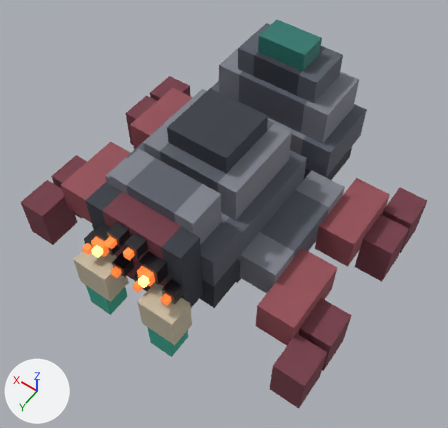
Renders of the glTF model assets/meshes/characters/voxel_spider_30px_rig.glb from each side of a commit.
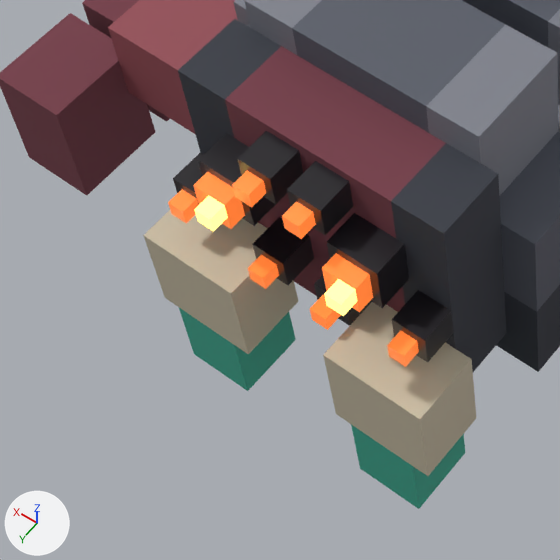
Old and new are each drawn whole from a 50 mm lens placed at (-1.17, 1.68, 2.72), pointed at (-0.09, 0.17, 0.34) and again close up on the part from 5% to 50% of the width and 41% to 88% of the height. The axes (+X, +Y, +Z) are drawn at lower left. The lights are the same throughout. The last two pictures show the newer version. Where no turn or scale is listed for an object, it has been applied to the vertices.

In view in the first close-up: 'eye_glint_major_left', 'eye_glint_major_right', 'eye_pupil_lower_left', 'eye_pupil_lower_right', 'eye_pupil_major_left', 'eye_pupil_major_right', 'eye_pupil_outer_left', 'eye_pupil_outer_right', 'eye_pupil_upper_left', 'eye_pupil_upper_right', 'eye_socket_major_right', 'face_center', 'face_left', 'face_right', 'head_mid_right', 'head_upper_center', 'head_upper_right', 'leg1_foot_left', 'leg1_mid_left', 'mandible_root_left', 'mandible_root_right', 'mandible_tip_left' and 15 more.
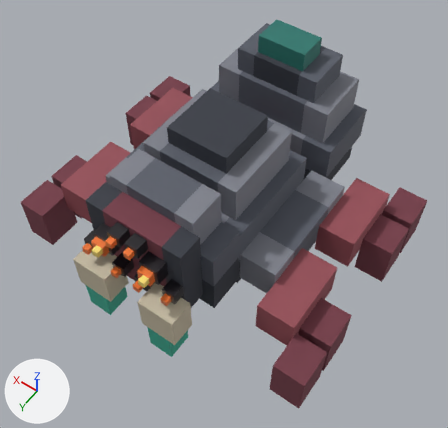
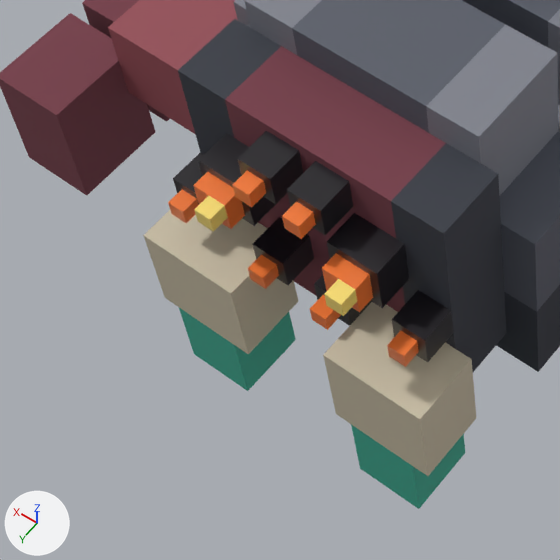
Changed parts and their boxes (x1, y1, x2, y2) in the close-ups (560 x 560 px):
'eye_pupil_major_right', recoloured, surface changed (darker)
    both: (322, 253, 373, 313)
'eye_pupil_major_left', recoloured, surface changed (darker)
    both: (193, 172, 245, 229)
'eye_pupil_upper_right', recoloured, surface changed (darker)
    both: (282, 201, 316, 239)
'eye_pupil_upper_left', recoloured, surface changed (darker)
    both: (232, 170, 266, 207)
'eye_glint_major_right', recoloured, surface changed (darker)
    both: (324, 279, 357, 316)
'eye_glint_major_left', recoloured, surface changed (darker)
    both: (194, 196, 228, 232)
'eye_pupil_outer_right', recoloured, surface changed (darker)
    both: (387, 331, 419, 367)
'eye_pupil_lower_left', recoloured, surface changed (darker)
    both: (248, 255, 279, 289)
'eye_pupil_outer_left', recoloured, surface changed (darker)
    both: (168, 189, 198, 223)
'eye_pupil_lower_right', recoloured, surface changed (darker)
    both: (310, 295, 341, 330)

The edits, one by one:
In material 'Spider_Eye_High' (mat_spider_eye_high), emission_color is no longer (1.0, 0.76, 0.18), yellow #ffe276.
In material 'Spider_Eye_High' (mat_spider_eye_high), emission_strength is no longer 2.0.
In material 'Spider_Eye_Amber' (mat_spider_eye_amber), emission_color is no longer (0.72, 0.152, 0.028), orange #dd6d2f.
In material 'Spider_Eye_Amber' (mat_spider_eye_amber), emission_strength is no longer 1.0.
